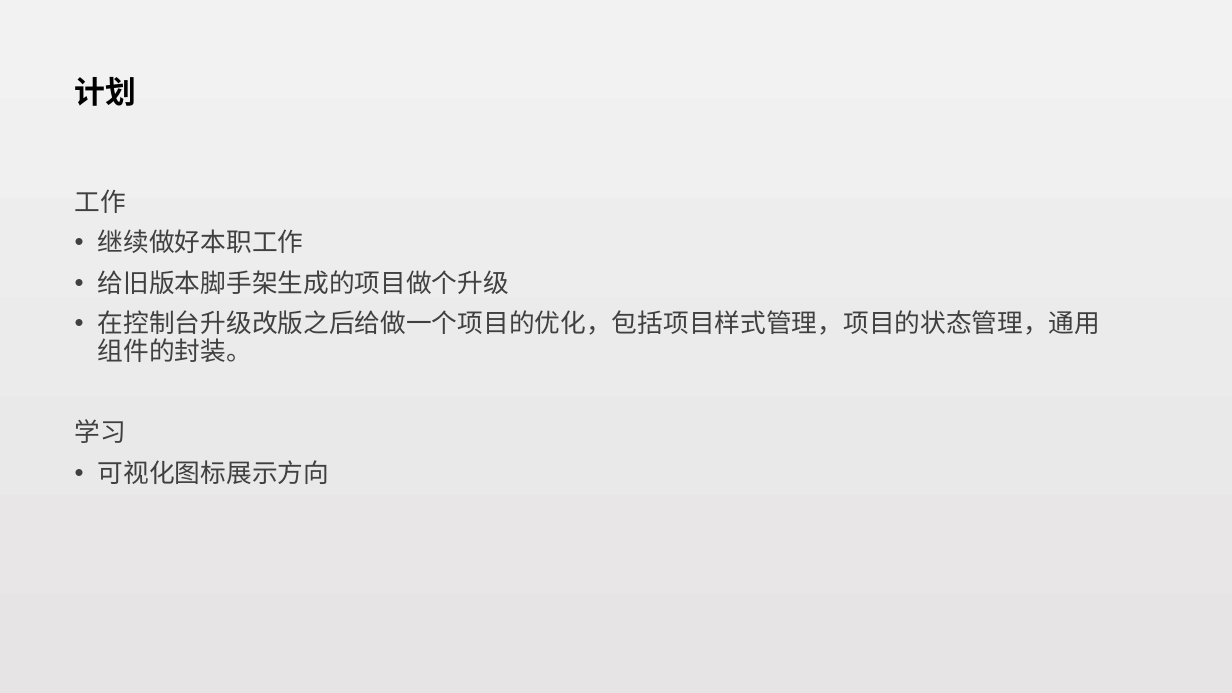
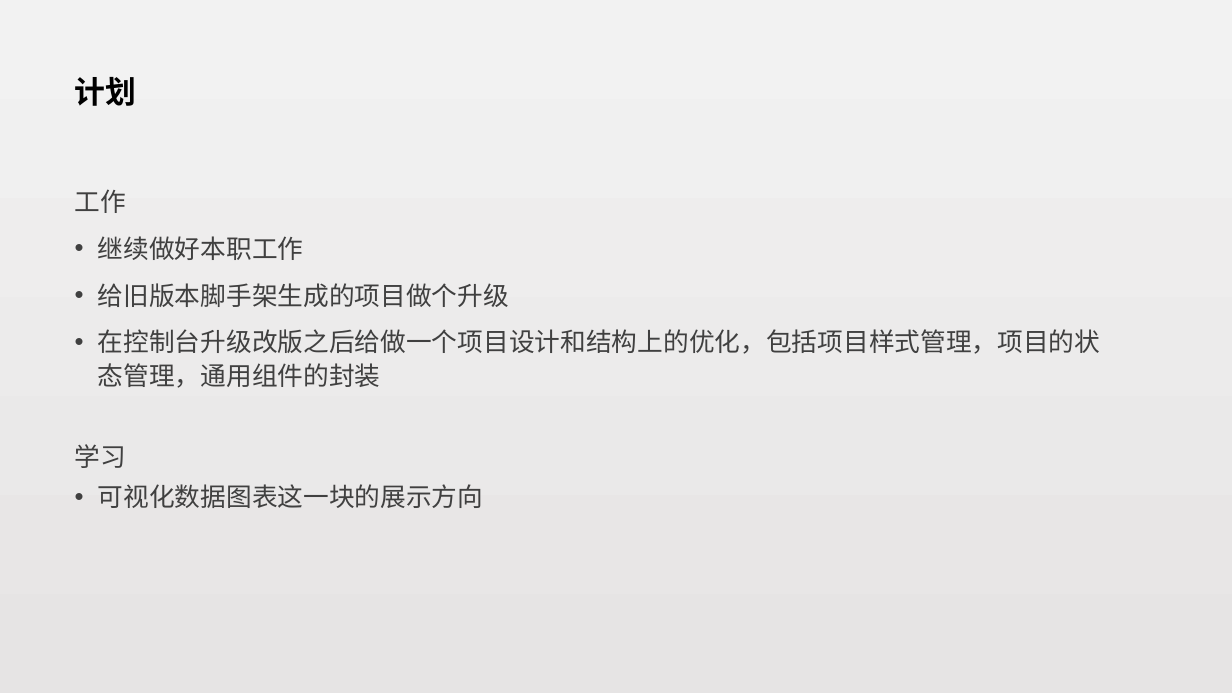
Before and after one commit to zepang/Rx_note, a slide deck: slide 22 of 赖泽海-试用期工作总结.pptx. Drawn at 1232x693 pixels with LibreOffice and Linux fonts; fonts in the diff are those of the drawing. Boxes give left, top, right and bottom in pixels: in the first picture for what was removed or moved away, otherwise in the second. Text is boxed around its words. In the diff, an @@ line names an element or a change of style, - is before the commit and + after.

Commit message:
试用期工作总结最终版

```diff
--- a/赖泽海-试用期工作总结.pptx
+++ b/赖泽海-试用期工作总结.pptx
@@ text at (x1=98, y1=236, x2=509, y2=307): line spacing 0.9 to 1.1 @@
@@ text at (x1=98, y1=329, x2=1101, y2=388): text changed @@
-• 在控制台升级改版之后给做一个项目的优化，包括项目样式管理，项目的状态管理，通用组件的封装。
+• 在控制台升级改版之后给做一个项目设计和结构上的优化，包括项目样式管理，项目的状态管理，通用组件的封装
@@ text at (x1=98, y1=484, x2=484, y2=508): text changed @@
-• 可视化图标展示方向
+• 可视化数据图表这一块的展示方向
```
Also in this commit, not shown: 1 other slide changed, 1 other file.
